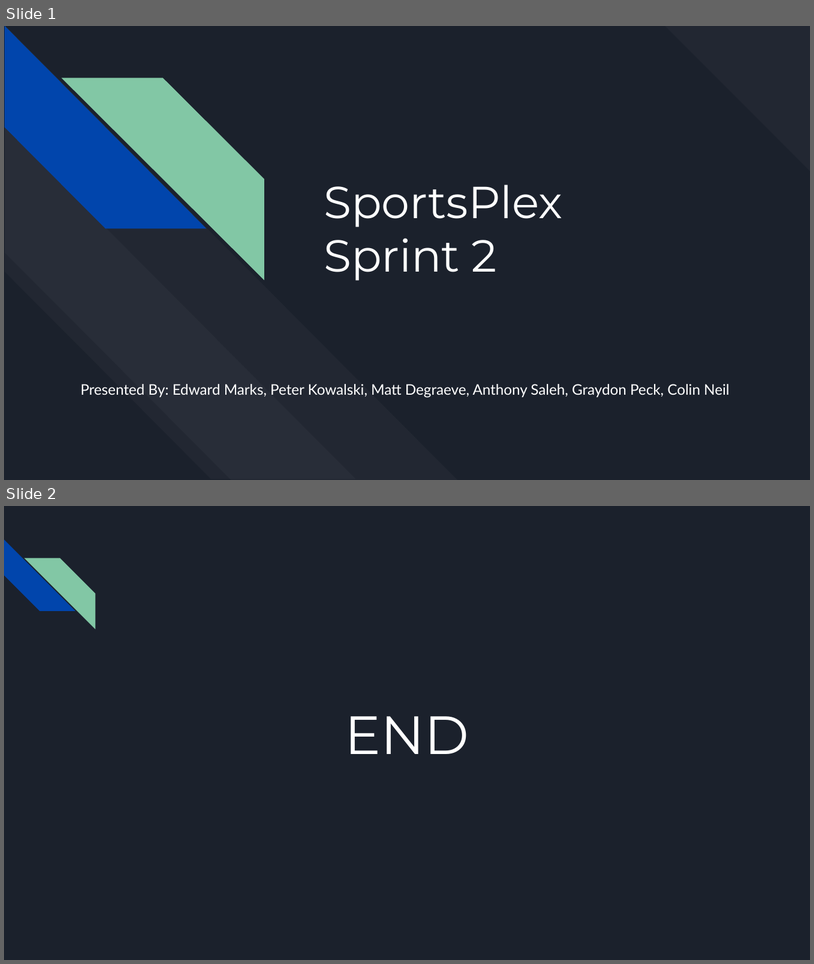
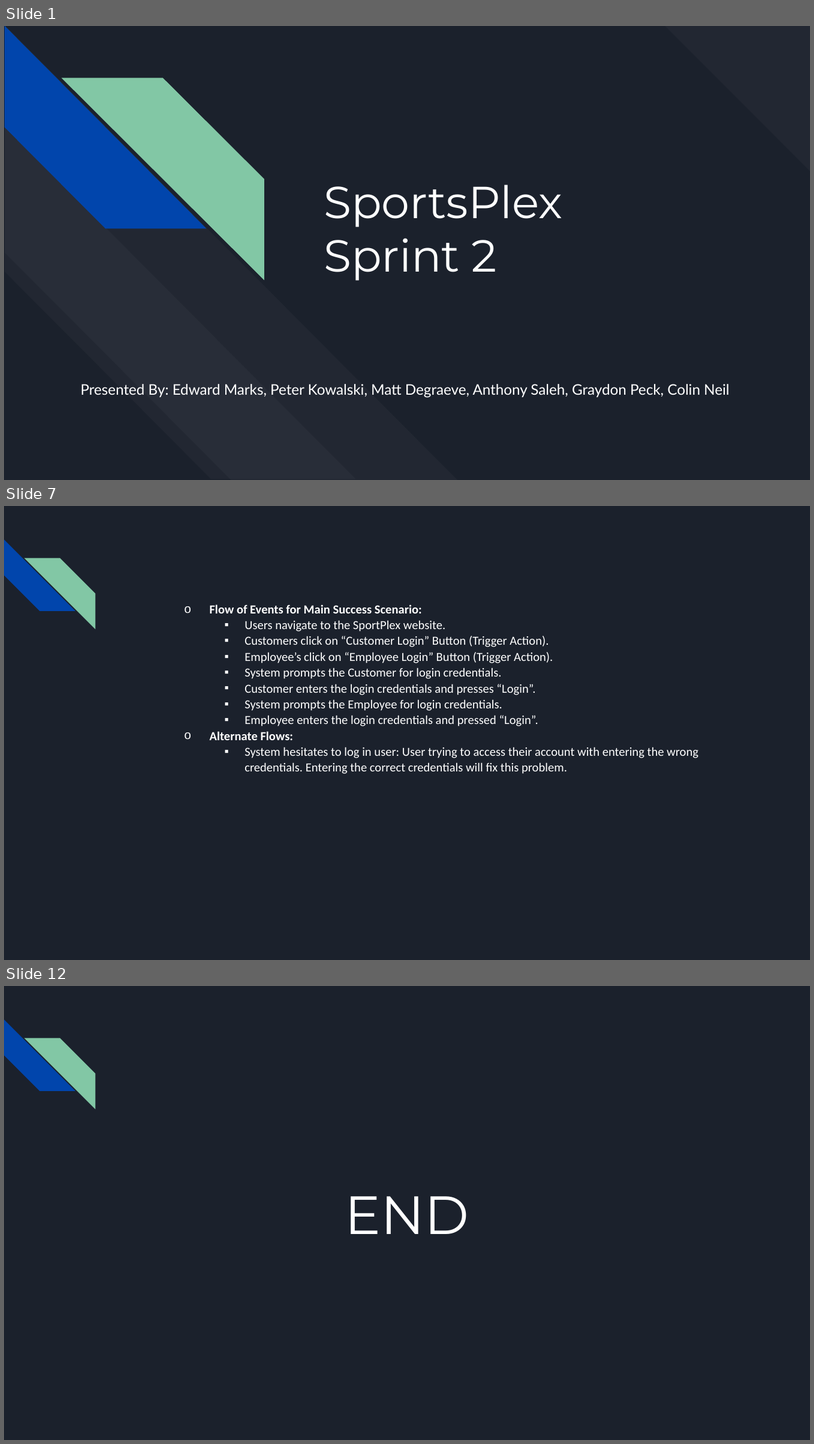
Before and after one commit to GraydonPeck/CSI4999Project, a slide deck: Documentation/4999 - Sprint2.pptx. Shown one above the other, each under a label of ours: slides 1 and 2 before the commit, slides 1, 7 and 12 after it; the slides between them are not shown. The pictures are 814x964 and 814x1444 pixels, drawn with LibreOffice and Linux fonts; fonts in the diff are those of the drawing. Boxes give left, top, right and bottom in pixels: in the first picture for what was removed or moved away, otherwise in the second. Text is boxed around its words. In the diff, an @@ line names an element or a change of style, - is before the commit and + after.

```diff
--- a/Documentation/4999 - Sprint2.pptx
+++ b/Documentation/4999 - Sprint2.pptx
@@ slide 7 added at <box>4,506,810,960</box>, background #1B212C; not listed: 2 template elements that a slide beside it also shows @@
@@ text added at <box>210,604,699,774</box>, 11 pt, text #FFFFFF @@
+  o Flow of Events for Main Success Scenario:
+    ▪ Users navigate to the SportPlex website.
+    ▪ Customers click on “Customer Login” Button (Trigger Action).
+    ▪ Employee’s click on “Employee Login” Button (Trigger Action).
+    ▪ System prompts the Customer for login credentials.
+    ▪ Customer enters the login credentials and presses “Login”.
+    ▪ System prompts the Employee for login credentials.
+    ▪ Employee enters the login credentials and pressed “Login”.
+  o Alternate Flows:
+    ▪ System hesitates to log in user: User trying to access their account with entering the wrong credentials. Entering the correct credentials will fix this problem.
@@ what was slide 2 is now slide 12 @@
```
Also in this commit, not shown: 9 other slides added, 2 other files.
